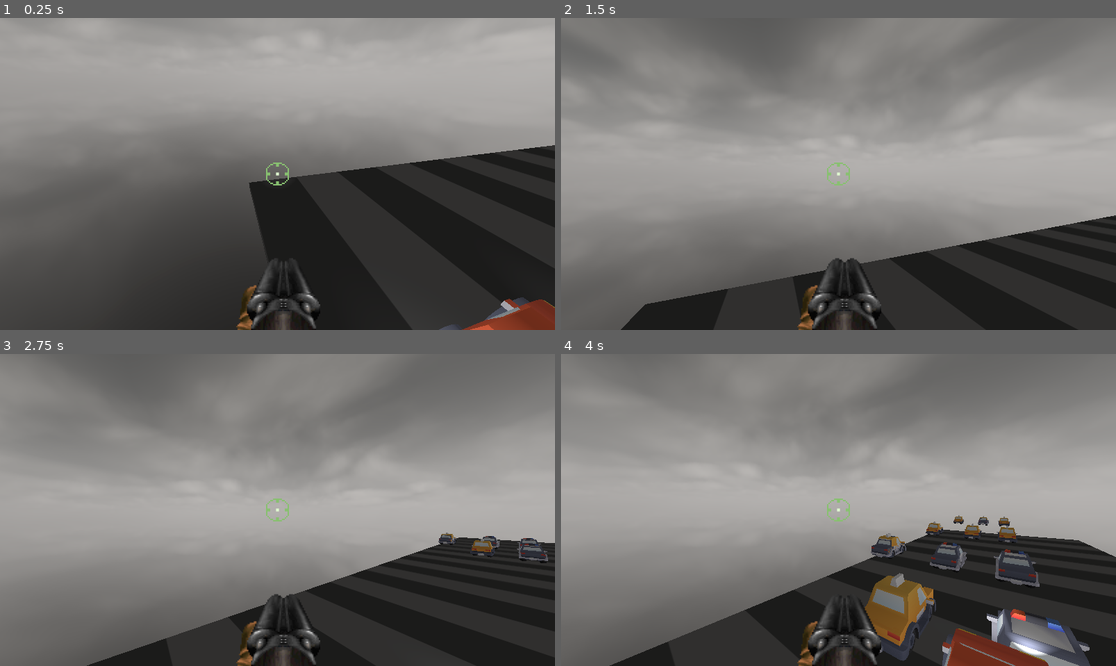
Above: before the commit, frames 1-4 (two rows, left to right).
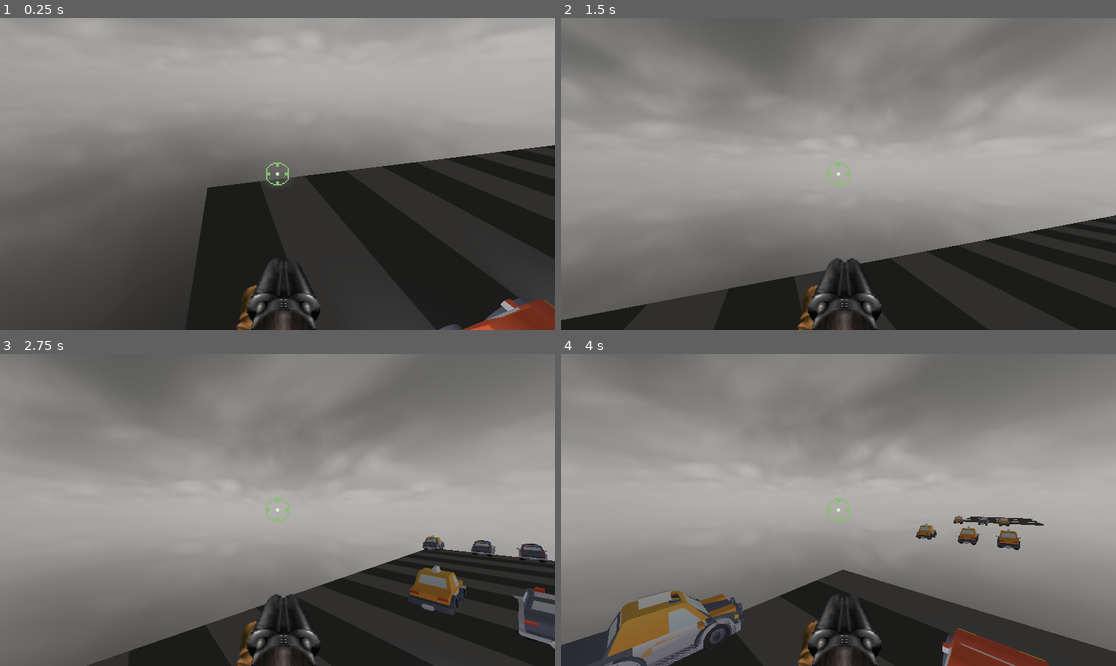
Above: after the commit, the same moments.

Repository: roverem/outrun
Game: Godot game, scene res://nodes/main/game.tscn
Two runs of this game, one before a commit and one after it. Both use one fixed random seed, a clock stepped at 60 frames per second and the inputs below.
Inputs (mouse positions are in pixels of both pictures, inside the frame that each line leads up to):
- Up to frame 1 (0.25 s): no input
- Up to frame 2 (1.5 s): tap Enter (ui_accept) at 0.5, 0.77 s; move the mouse to (866, 174) at 0.52 s; hold Up (ui_up) from 0.53 s (still down); move the mouse to (810, 174) at 1.27 s
- Up to frame 3 (2.75 s): keep holding Up (ui_up); tap Enter (ui_accept) at 1.52 s; move the mouse to (288, 503) at 2.02 s
- Up to frame 4 (4 s): keep holding Up (ui_up); move the mouse to (832, 516) at 2.77 s; tap Enter (ui_accept) at 3.02, 3.77 s; move the mouse to (877, 513) at 3.52 s

The runs differ from the first frame. In frame 1, 2.8% of the frame differs, in the area x 34-100%, y 51-93%; in frame 2, 0.7%; in frame 3, 2.8%; in frame 4, 19%, in the area x 0-100%, y 52-100%.

Commit message:
speed changes

Diff:
--- a/nodes/main/game.tscn
+++ b/nodes/main/game.tscn
@@ -61,6 +61,9 @@
 tilt_angle = 1.445
 tilt_speed = 12.0
 jump_speed = 2.745
+acceleration = 6.0
+deceleration = 10.0
+min_speed = 10.0
 
 [node name="CanvasLayer" type="CanvasLayer" parent="Player"]
 layer = 10
